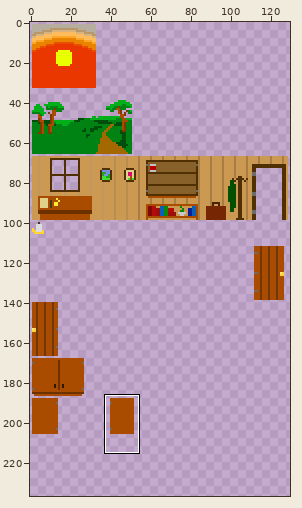
Sprite sheet, stored at media/scenes/intro/sprites.png. The first picture is a wide view before the edit; the outline marks the close-up.
Close-up. Before:
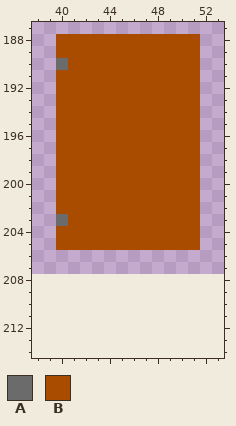
The file is 130x208 pixels. Shown: x 38..53, y 187..214. The old version is drawn lined up with the new one, on the new canvas. The commit also changed other parts of the picture, which this record leaves out.
Palette (. is transparent): A #6b6b6b  B #a94c00
Pixels before, first column x 40:
188 BBBBBBBBBBBB
189 BBBBBBBBBBBB
190 ABBBBBBBBBBB
191 BBBBBBBBBBBB
192 BBBBBBBBBBBB
193 BBBBBBBBBBBB
194 BBBBBBBBBBBB
195 BBBBBBBBBBBB
196 BBBBBBBBBBBB
197 BBBBBBBBBBBB
198 BBBBBBBBBBBB
199 BBBBBBBBBBBB
200 BBBBBBBBBBBB
201 BBBBBBBBBBBB
202 BBBBBBBBBBBB
203 ABBBBBBBBBBB
204 BBBBBBBBBBBB
205 BBBBBBBBBBBB
Now the later version:
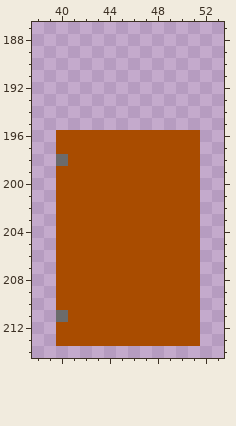
The exact change:
canvas 130x208 -> 130x237
The edit adds colour A in row 211 at x 40.
Colour B gives way to colour A in row 198 at x 40.
The edit adds colour B in rows 206 to 210 at x 40 to 51; in row 211 at x 41 to 51; in rows 212 to 213 at x 40 to 51.
Colour A gives way to colour B in row 203 at x 40.
Colour A is gone in row 190 at x 40.
Colour B is gone in rows 188 to 189 at x 40 to 51; in row 190 at x 41 to 51; in rows 191 to 195 at x 40 to 51.
Pixel boxes of the changes (left, top, right, bottom) in both close-ups:
changed: (56, 34, 200, 166)
changed: (56, 214, 200, 346)
